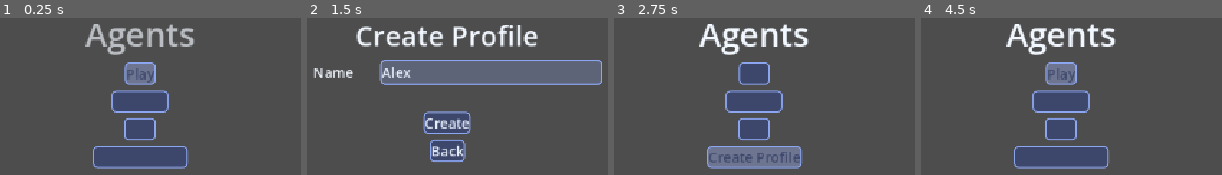
Above: before the commit, frames 1-4 (left to right).
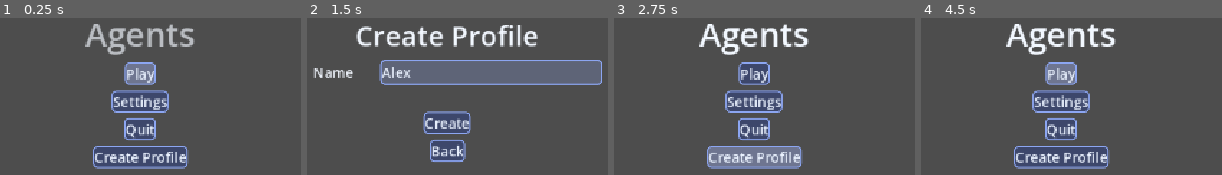
Above: after the commit, the same moments.

Repository: marcosdima/godot-fw
Game: Godot game, scene res://game/ui/main_menu.tscn
The game is run twice, just before and just after one commit, with the same random seed, the same clock (stepped at 60 frames per second) and the same inputs.
Inputs (mouse positions are in pixels of both pictures, inside the frame that each line leads up to):
- Up to frame 1 (0.25 s): no input
- Up to frame 2 (1.5 s): tap Enter (ui_accept) at 0.5, 0.77 s; hold Up (ui_up) 0.53-1.25 s; click (448, 88) at 0.67 s; click (490, 72) at 1.27 s; type "Alex" at 1.35 s
- Up to frame 3 (2.75 s): tap Enter (ui_accept) at 2, 2.27 s; move the mouse to (outside the picture) at 2.02 s; hold Down (ui_down) from 2.03 s (still down)
- Up to frame 4 (4.5 s): tap Enter (ui_accept) at 2.75, 3.5, 3.77, 4.25 s; move the mouse to (outside the picture) at 2.77 s; release Down (ui_down) at 2.78 s; hold Up (ui_up) 2.78-4.28 s; move the mouse to (outside the picture) at 3.52 s; click (outside the picture) at 3.67 s; move the mouse to (outside the picture) at 4.27 s; hold Down (ui_down) from 4.28 s (still down)

The runs differ from the first frame. In frame 1, 2.8% of the frame differs, in the area x 31-62%, y 31-93%; in frame 2, nothing differs; in frame 3, 2.8%; in frame 4, 2.8%.

Commit message:
ui: give menu buttons a visible label color
Button helpers styled the surface through StyleData.color, and the adapter
fell back to that same color for the label, so menu button text rendered
navy-on-navy. The helpers now author an explicit light font_color; surfaces
and all other styling are unchanged. Regression tests materialize Main
Menu and Settings buttons and assert the theme font color stays distinct
from the surface color.

Diff:
--- a/game/ui/menus/main_menu.gd
+++ b/game/ui/menus/main_menu.gd
@@ -56,6 +56,7 @@
 	button.text = label
 	button.action = action
 	button.style.color = Color(0.24, 0.28, 0.42)
+	button.style.font_color = Color(0.92, 0.95, 1.0)
 	button.style.border_color = Color(0.55, 0.65, 0.95)
 	button.style.border_width = 2.0
 	button.style.border_radius = 6.0
--- a/game/ui/menus/settings_menu.gd
+++ b/game/ui/menus/settings_menu.gd
@@ -89,6 +89,7 @@
 static func _setting_button(id: int, name: String) -> UIButton:
 	var button := UIButton.new(id, name)
 	button.style.color = Color(0.24, 0.28, 0.42)
+	button.style.font_color = Color(0.92, 0.95, 1.0)
 	button.style.border_color = Color(0.55, 0.65, 0.95)
 	button.style.border_width = 2.0
 	button.style.border_radius = 6.0
--- a/tests/game/ui/test_ui_host.gd
+++ b/tests/game/ui/test_ui_host.gd
@@ -58,6 +58,24 @@
 	assert_eq(screen.root.name, "main_root")
 	assert_eq(_host.get_child_count(), 1)
 	assert_eq(_host.get_child(0).get_child_count(), 5)
+
+
+func test_main_menu_buttons_keep_a_font_color_distinct_from_the_surface() -> void:
+	await wait_frames(1)
+	var screen := _host.get_current_screen()
+	var adapter := _host.get_adapter()
+	for child in screen.root.get_children():
+		if child is UIButton:
+			assert_false(
+				child.style.font_color.is_equal_approx(Color.TRANSPARENT),
+				"%s would fall back to the surface color" % child.name,
+			)
+			assert_false(
+				child.style.font_color.is_equal_approx(child.style.color),
+				"%s text matches its surface" % child.name,
+			)
+			var control := adapter.get_control(child) as Button
+			assert_eq(control.get_theme_color("font_color"), child.style.font_color)
 
 
 func test_input_navigates_the_selection_group() -> void:
--- a/tests/game/ui/test_ui_settings.gd
+++ b/tests/game/ui/test_ui_settings.gd
@@ -89,6 +89,32 @@
 	assert_true(_back_pressed[0])
 
 
+func test_buttons_keep_a_font_color_distinct_from_the_surface() -> void:
+	var adapter := UIControlAdapter.new()
+	adapter.build(_menu.root)
+	for button in _buttons_in(_menu.root):
+		assert_false(
+			button.style.font_color.is_equal_approx(Color.TRANSPARENT),
+			"%s would fall back to the surface color" % button.name,
+		)
+		assert_false(
+			button.style.font_color.is_equal_approx(button.style.color),
+			"%s text matches its surface" % button.name,
+		)
+		var control := adapter.get_control(button) as Button
+		assert_eq(control.get_theme_color("font_color"), button.style.font_color)
+		assert_eq((control.get_theme_stylebox("normal") as StyleBoxFlat).bg_color, button.style.color)
+
+
+func _buttons_in(element: UIElement) -> Array[UIButton]:
+	var buttons: Array[UIButton] = []
+	if element is UIButton:
+		buttons.append(element)
+	for child in element.get_children():
+		buttons.append_array(_buttons_in(child))
+	return buttons
+
+
 func _find(name: String) -> UIElement:
 	var found := _find_in(_menu.root, name)
 	assert_not_null(found, "element %s not found" % name)
